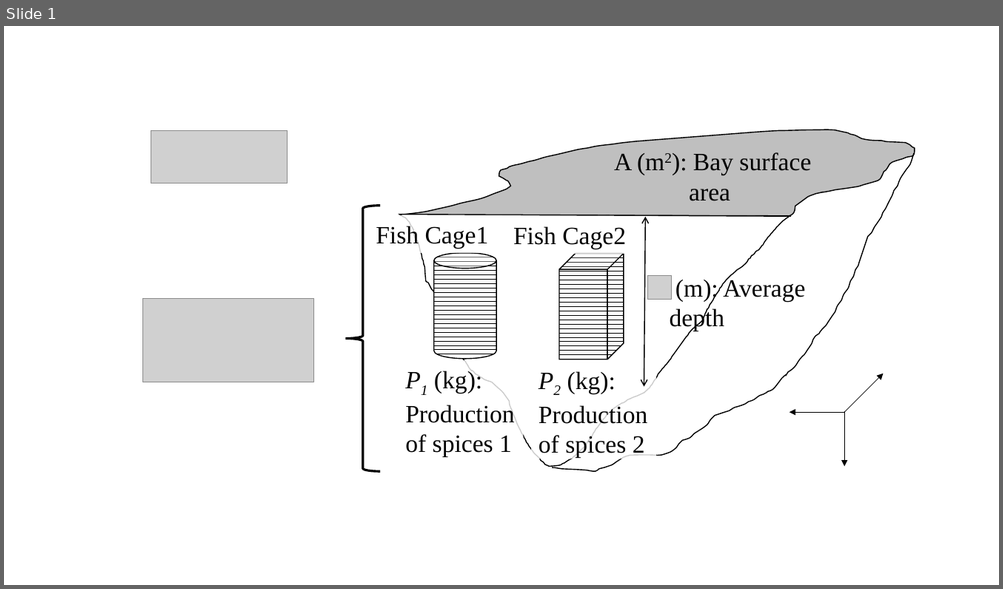
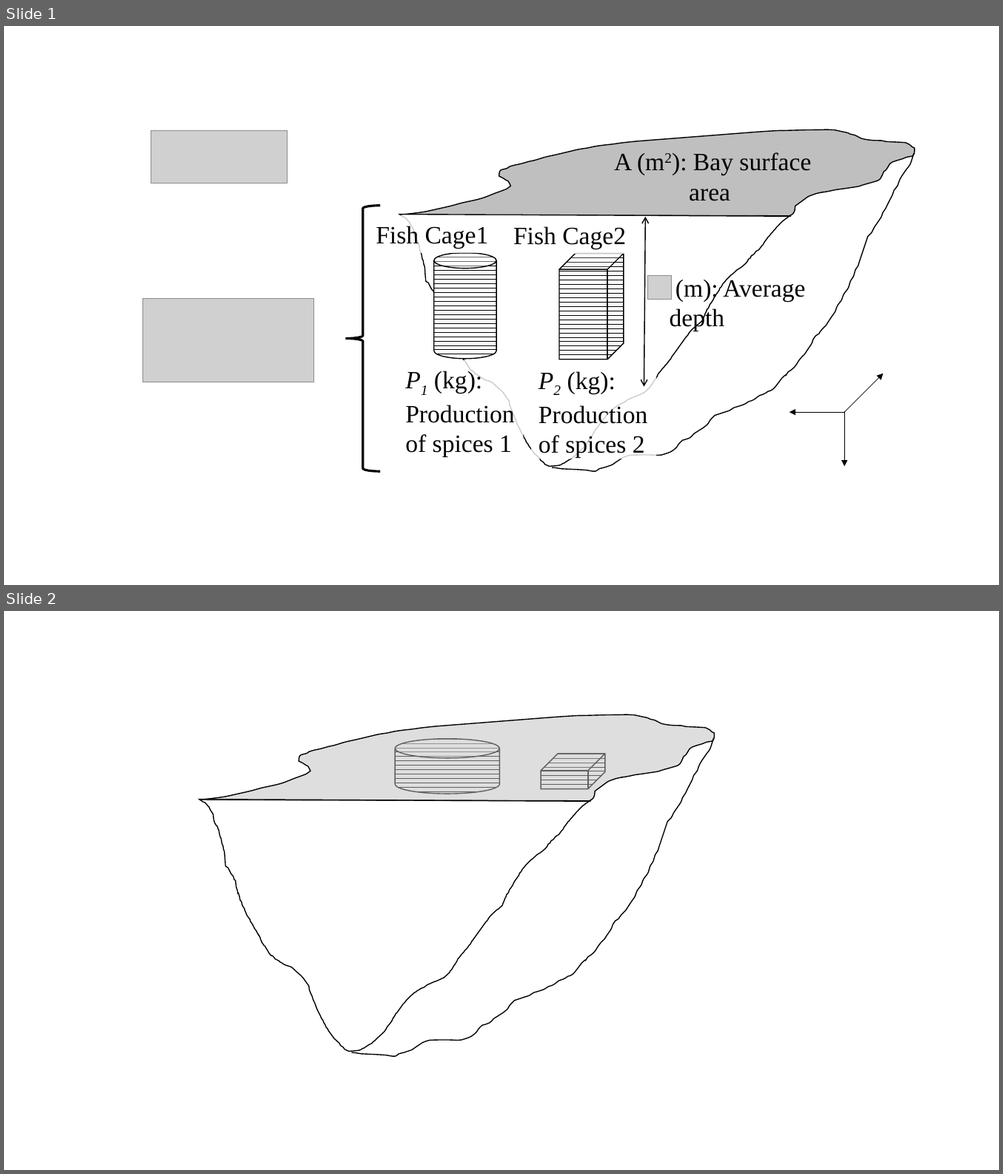
Before and after one commit to dlxiii/EAWOMEN2-2019, a slide deck: jsps/Presentation1.pptx. Shown one above the other, each under a label of ours: slide 1 before the commit, slides 1 and 2 after it. The pictures are 1003x589 and 1003x1174 pixels, drawn with LibreOffice and Linux fonts; fonts in the diff are those of the drawing; grey boxes stand for pictures. Boxes give left, top, right and bottom in pixels: in the first picture for what was removed or moved away, otherwise in the second. Text is boxed around its words. In the diff, an @@ line names an element or a change of style, - is before the commit and + after.

```diff
--- a/jsps/Presentation1.pptx
+++ b/jsps/Presentation1.pptx
@@ slide 2 added at <box>4,611,999,1170</box>, background #FFFFFF @@
@@ freeform shape added at <box>196,704,719,833</box>, fill #BFBFBF at 50% opacity, outline #000000 1 pt @@
@@ freeform shape added at <box>352,738,714,1057</box>, outline #000000 1 pt @@
@@ cylinder added at <box>395,738,499,794</box>, fill pattern #000000 on #FFFFFF, outline #000000 1 pt @@
@@ cube added at <box>540,754,605,789</box>, fill pattern #000000 on #FFFFFF, outline #000000 1 pt @@
@@ freeform shape added at <box>199,800,591,1052</box>, fill #FFFFFF at 47% opacity, outline #000000 1 pt @@
```
Also in this commit, not shown: 1 slide changed, 1 slide removed, 3 other files.
